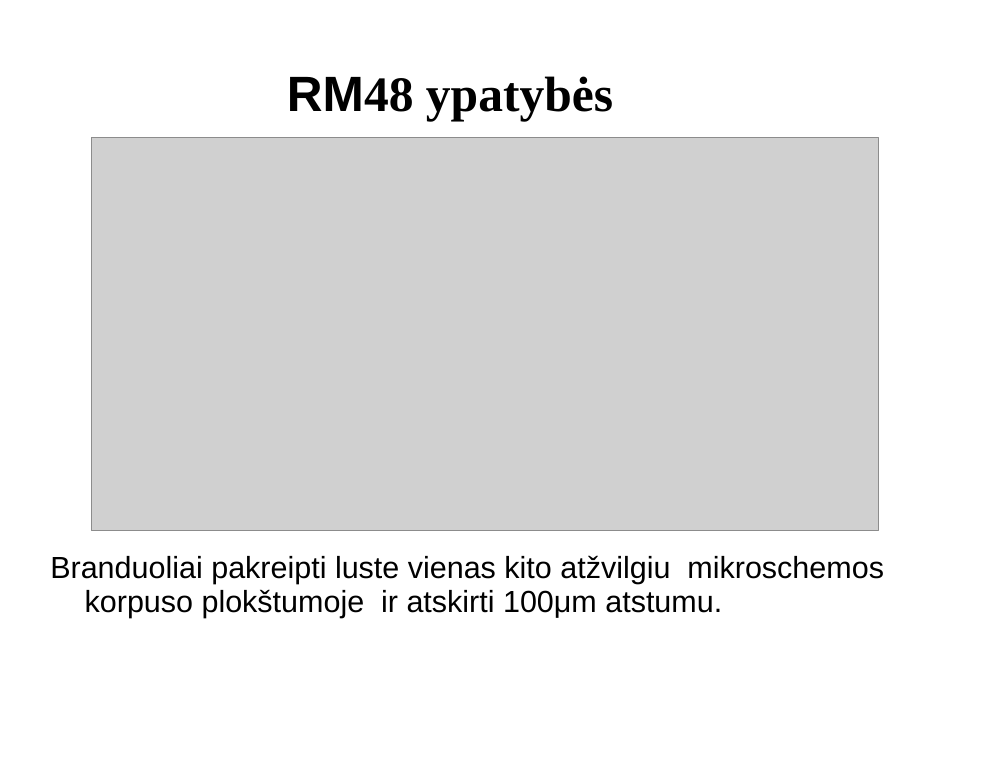
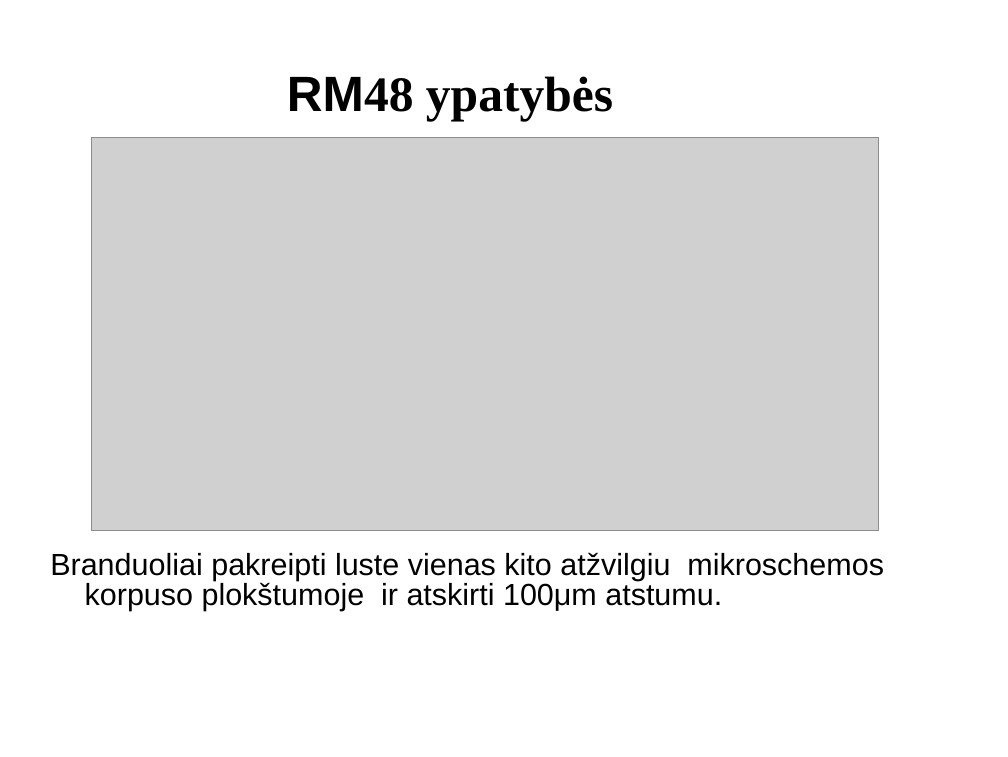
Before and after one commit to kurmis/bakis, a slide deck: slide 6 of pristatymas bak/Mindaugas Kurmauskas.ppt. Drawn at 1008x757 pixels with LibreOffice and Linux fonts; fonts in the diff are those of the drawing; grey boxes stand for pictures. Boxes give left, top, right and bottom in pixels: in the first picture for what was removed or moved away, otherwise in the second. Text is boxed around its words. In the diff, an @@ line names an element or a change of style, - is before the commit and + after.

```diff
--- a/pristatymas bak/Mindaugas Kurmauskas.ppt
+++ b/pristatymas bak/Mindaugas Kurmauskas.ppt
@@ text "Branduoliai pakreipti luste vienas kito ..." at box(50, 552, 884, 611): line spacing 0.93 to 0.83 @@
```
Also in this commit, not shown: 9 other slides changed, 2 other files.
